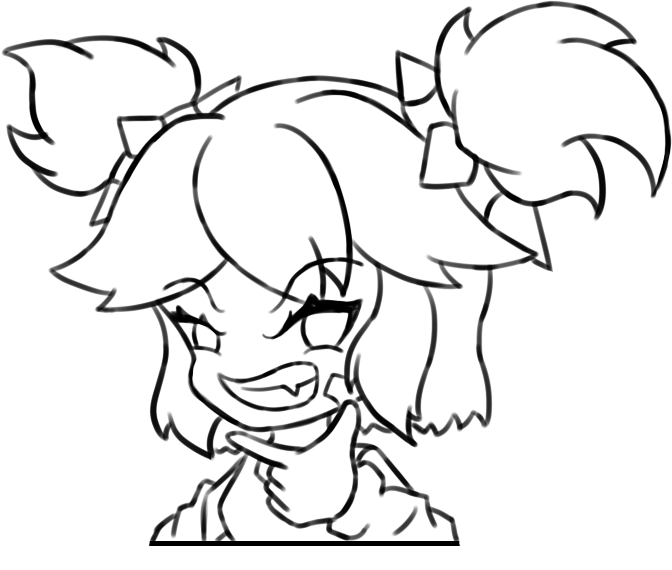
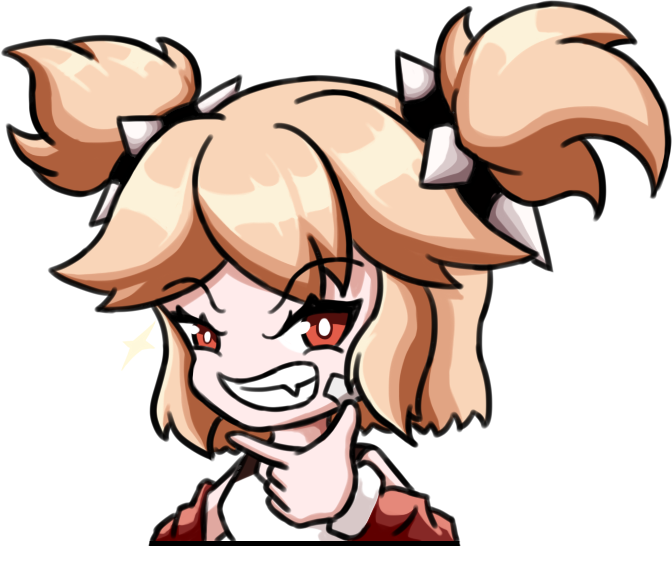
Before/after of a 672 x 570 layered artwork. What changed in the layer stack:
added layer "Layer75" above "Layer73" over [121, 319, 157, 371]
added layer "Layer73" above "Sarcastic" over [185, 320, 312, 338]
painted on "Layer51" over [160, 256, 365, 413]
painted on "Layer46" over [147, 62, 560, 546]
painted on "Layer50" over [1, 0, 672, 546]
added group "Color" with 20 layers above "Layer55" over [1, 2, 672, 546]
added layer "Layer72" in group "Color" over [203, 317, 332, 344]
added layer "Layer71" in group "Color" over [191, 309, 354, 345]
added layer "Layer70" in group "Color" over [193, 307, 372, 413]
added layer "Layer69" in group "Color" over [177, 307, 363, 411]
added layer "Layer66" in group "Color" over [90, 52, 557, 267]
added layer "Layer65" in group "Color" over [126, 66, 539, 265]
added layer "Layer62" in group "Color" over [92, 56, 549, 268]
added layer "Layer57" in group "Color" over [93, 54, 549, 267]
added layer "Layer68" in group "Color" over [154, 480, 458, 541]
added layer "Layer61" in group "Color" over [151, 477, 423, 541]
added layer "Layer56" in group "Color" over [153, 463, 457, 541]
added layer "Layer54" in group "Color" over [220, 443, 371, 541]
added layer "Layer59" in group "Color" over [139, 87, 399, 546]
added layer "Layer53" in group "Color" over [158, 242, 413, 541]
added layer "Layer67" in group "Color" over [39, 2, 565, 440]
added layer "Layer63" in group "Color" over [2, 6, 660, 464]
added layer "Layer58" in group "Color" over [1, 9, 672, 461]
added layer "Layer52" in group "Color" over [6, 3, 667, 455]
…and 2 more changes (2 added)